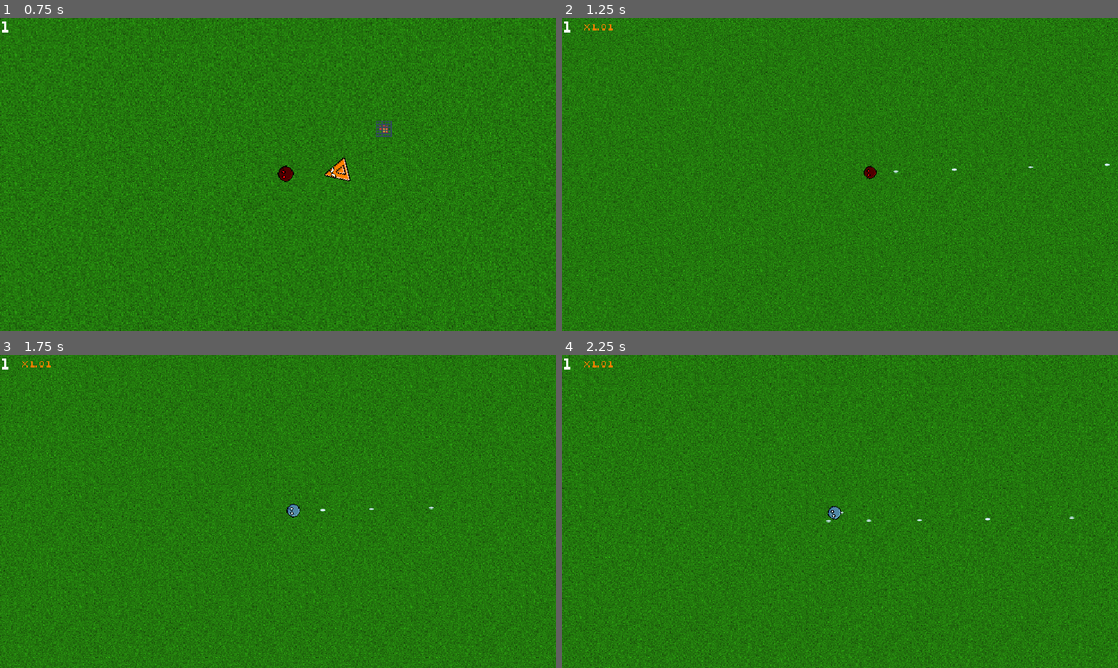
Above: before the commit, frames 1-4 (two rows, left to right).
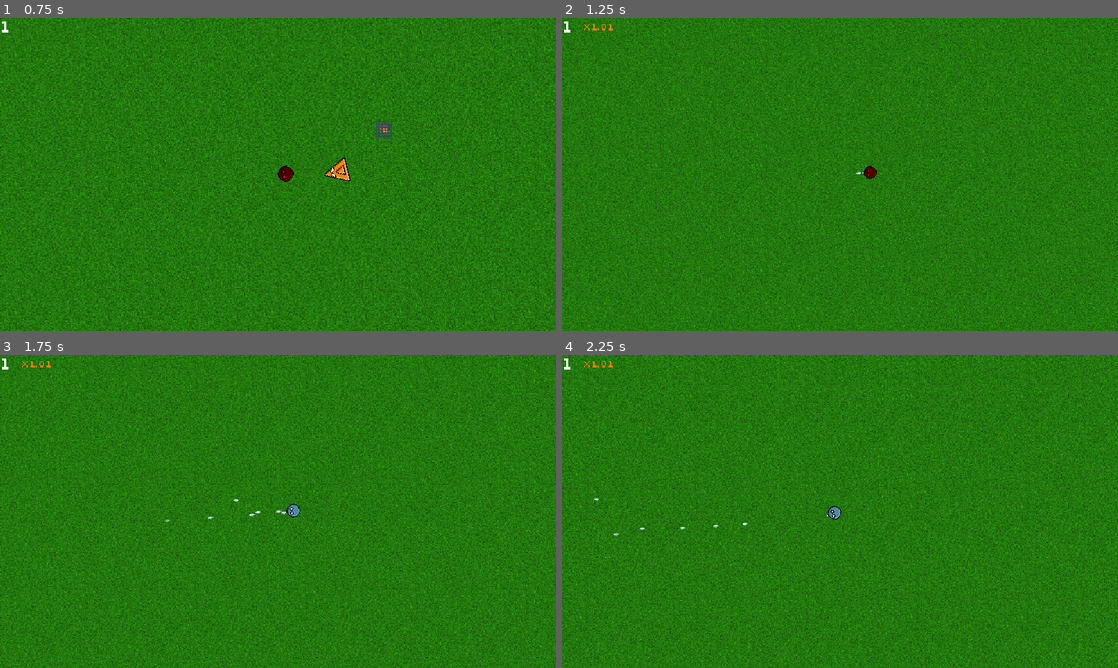
Above: after the commit, the same moments.

Repository: veprogames/top-down-incremental
Game: Godot game, scene res://level/level.tscn
Same seed, same stepped clock (60 frames per second), same inputs: the game is played once before the commit and once after it.
Inputs (mouse positions are in pixels of both pictures, inside the frame that each line leads up to):
- Up to frame 1 (0.75 s): move the mouse to (305, 174) at 0.52 s
- Up to frame 2 (1.25 s): no input
- Up to frame 3 (1.75 s): move the mouse to (250, 511) at 1.27 s
- Up to frame 4 (2.25 s): move the mouse to (851, 505) at 2.02 s

Frame 1 is identical in both runs. In frame 2, less than 0.1% of the frame differs, in the area x 52-99%, y 46-50%; in frame 3, less than 0.1%; in frame 4, less than 0.1%, in the area x 5-93%, y 45-58%.

Commit message:
player: shoot in moving direction if no enemy nearby

Diff:
--- a/player/player.gd
+++ b/player/player.gd
@@ -80,7 +80,7 @@
 func get_shoot_angle() -> float:
 	if is_instance_valid(target_enemy):
 		return (target_enemy.global_position - global_position).angle()
-	return 0.0
+	return rotation
 
 
 func shoot() -> void:
